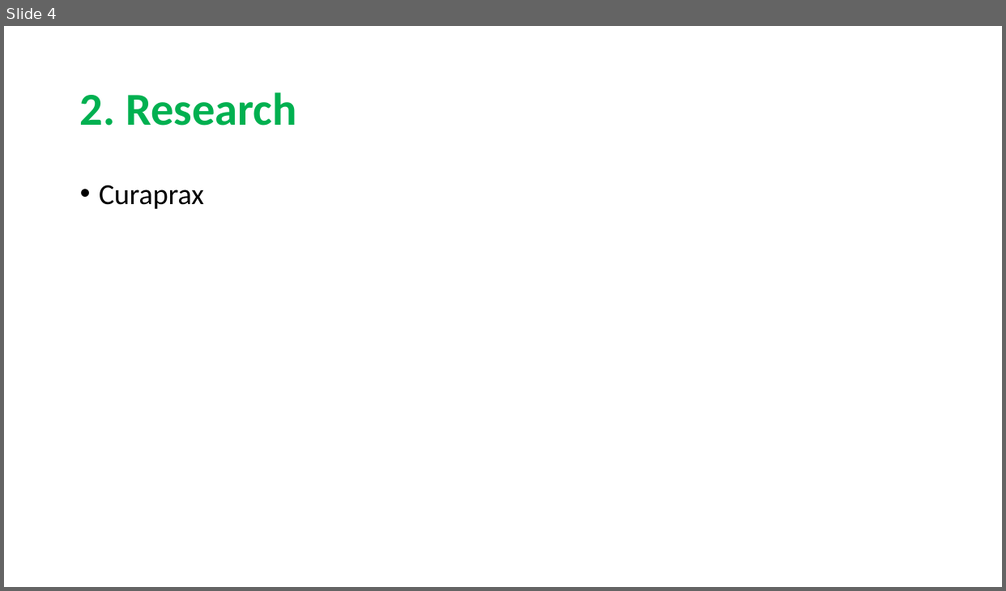
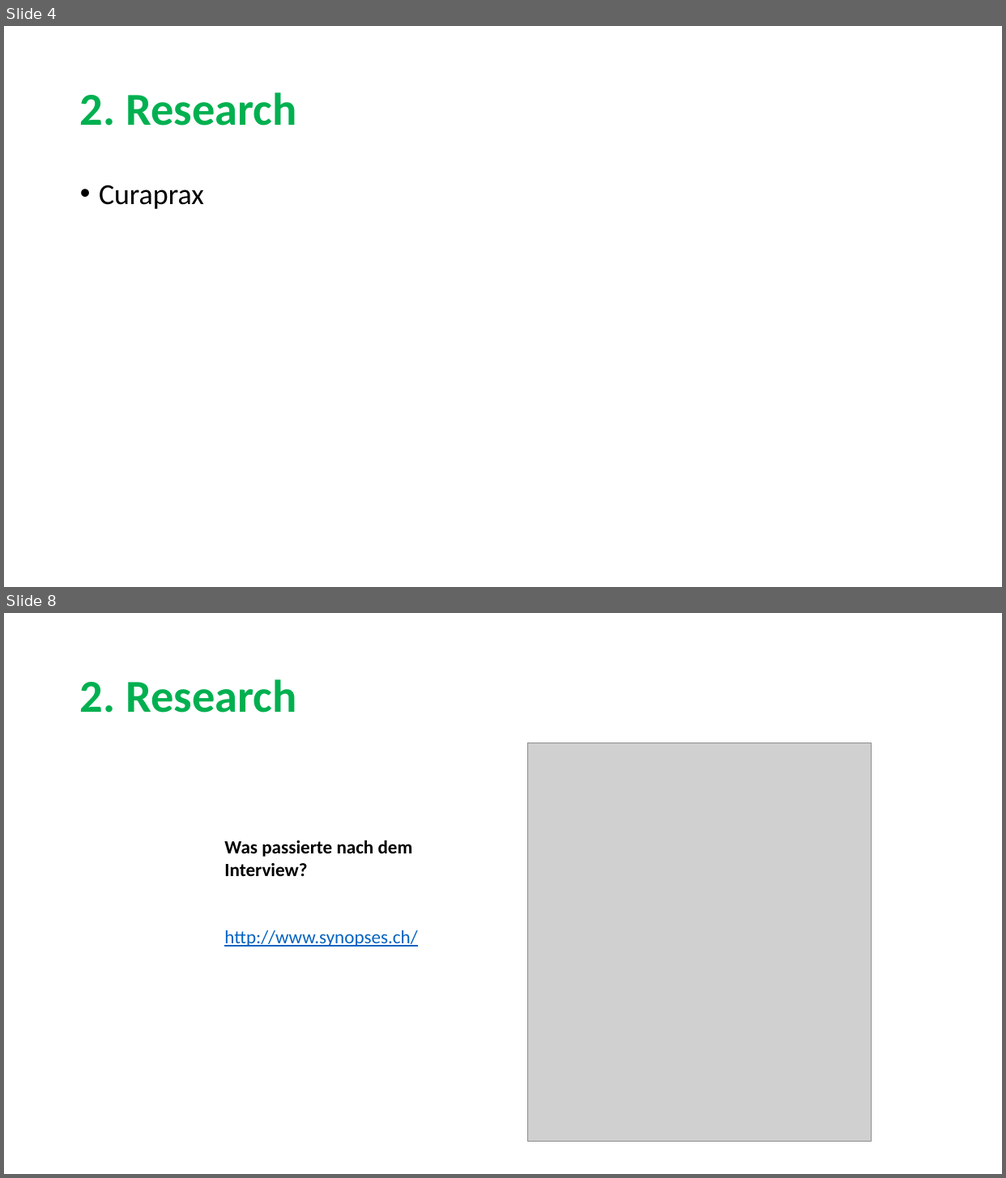
Before and after one commit to sarahmele/ch.bfh.btx8081.w2015.green, a slide deck: doc/task03/Task3.pptx. Shown one above the other, each under a label of ours: slide 4 before the commit, slides 4 and 8 after it; the slides between them are not shown. The pictures are 1006x591 and 1006x1178 pixels, drawn with LibreOffice and Linux fonts; fonts in the diff are those of the drawing; grey boxes stand for pictures. Boxes give left, top, right and bottom in pixels: in the first picture for what was removed or moved away, otherwise in the second. Text is boxed around its words. In the diff, an @@ line names an element or a change of style, - is before the commit and + after.

Commit message:
add research part

```diff
--- a/doc/task03/Task3.pptx
+++ b/doc/task03/Task3.pptx
@@ slide 8 added at (4,613,1002,1174), background #FFFFFF @@
@@ title added at (80,679,296,713), 44 pt, text #00B050, bold @@
+2. Research
@@ picture added at (528,743,871,1142) @@
@@ text added at (224,840,417,947), 18 pt, text #000000, bold @@
+Was passierte nach dem Interview?
+http://www.synopses.ch/
```
Also in this commit, not shown: 1 slide changed, 5 other slides added, 1 slide removed.
